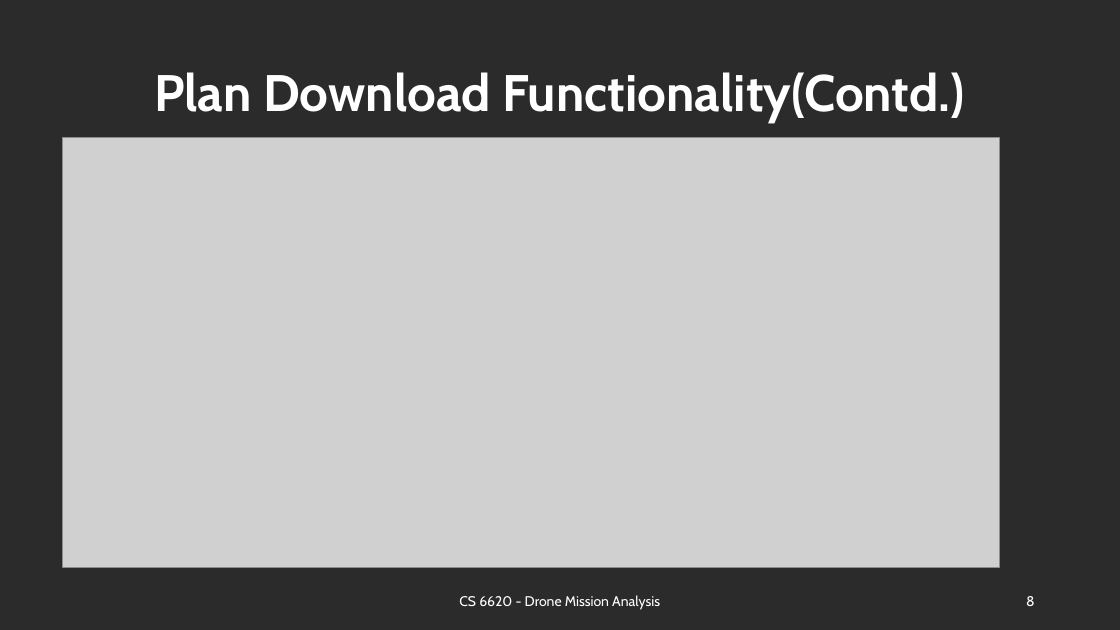
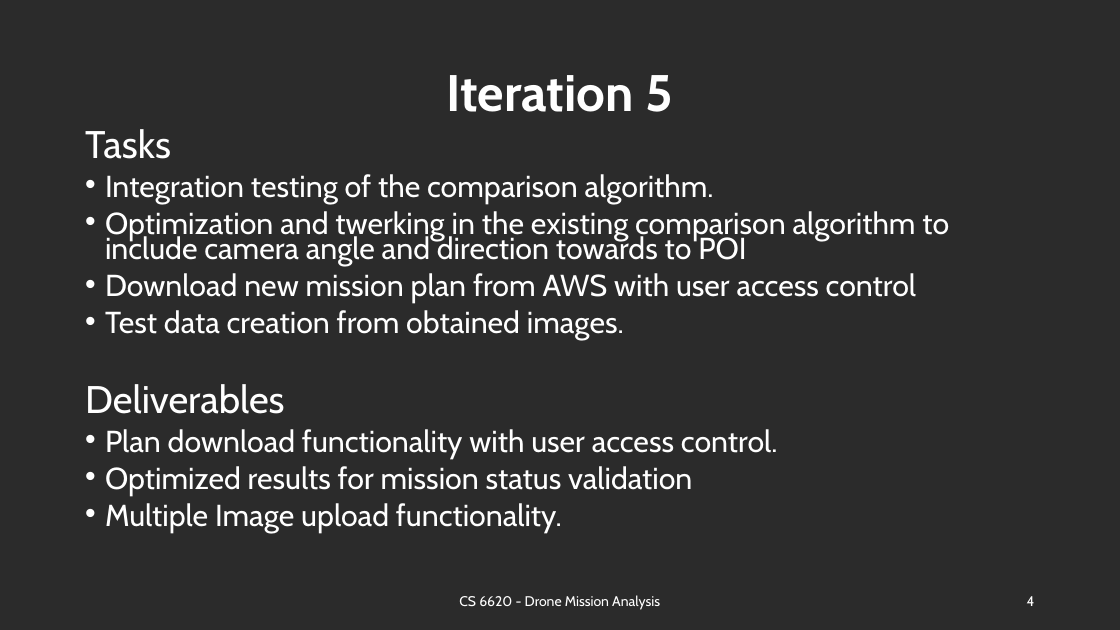
Before and after one commit to BU-NU-CLOUD-SP18/Drone-Mission-Analysis, a slide deck: slide 4 of presentations/Demo5.ppt (slide 8 before the commit). Drawn at 1120x630 pixels with LibreOffice and Linux fonts; fonts in the diff are those of the drawing; grey boxes stand for pictures; background and template pictures are left out; a plain dark background stands for a picture behind light text. Boxes give left, top, right and bottom in pixels: in the first picture for what was removed or moved away, otherwise in the second. Text is boxed around its words. In the diff, an @@ line names an element or a change of style, - is before the commit and + after.

```diff
--- a/presentations/Demo5.ppt
+++ b/presentations/Demo5.ppt
@@ title at box(447, 75, 673, 112): text changed @@
-Plan Download Functionality(Contd.)
+Iteration 5
@@ picture removed at box(63, 138, 999, 567) @@
@@ text added at box(85, 129, 949, 533), 26 pt, text #FFFFFF @@
+Tasks
+• Integration testing of the comparison algorithm.
+• Optimization and twerking in the existing comparison algorithm to include camera angle and direction towards to POI
+• Download new mission plan from AWS with user access control
+• Test data creation from obtained images.
+Deliverables
+• Plan download functionality with user access control.
+• Optimized results for mission status validation
+• Multiple Image upload functionality.
@@ page number at box(1027, 596, 1035, 606): text changed @@
-8
+4
```
Also in this commit, not shown: 9 other slides changed, 3 slides added, 1 slide removed.
